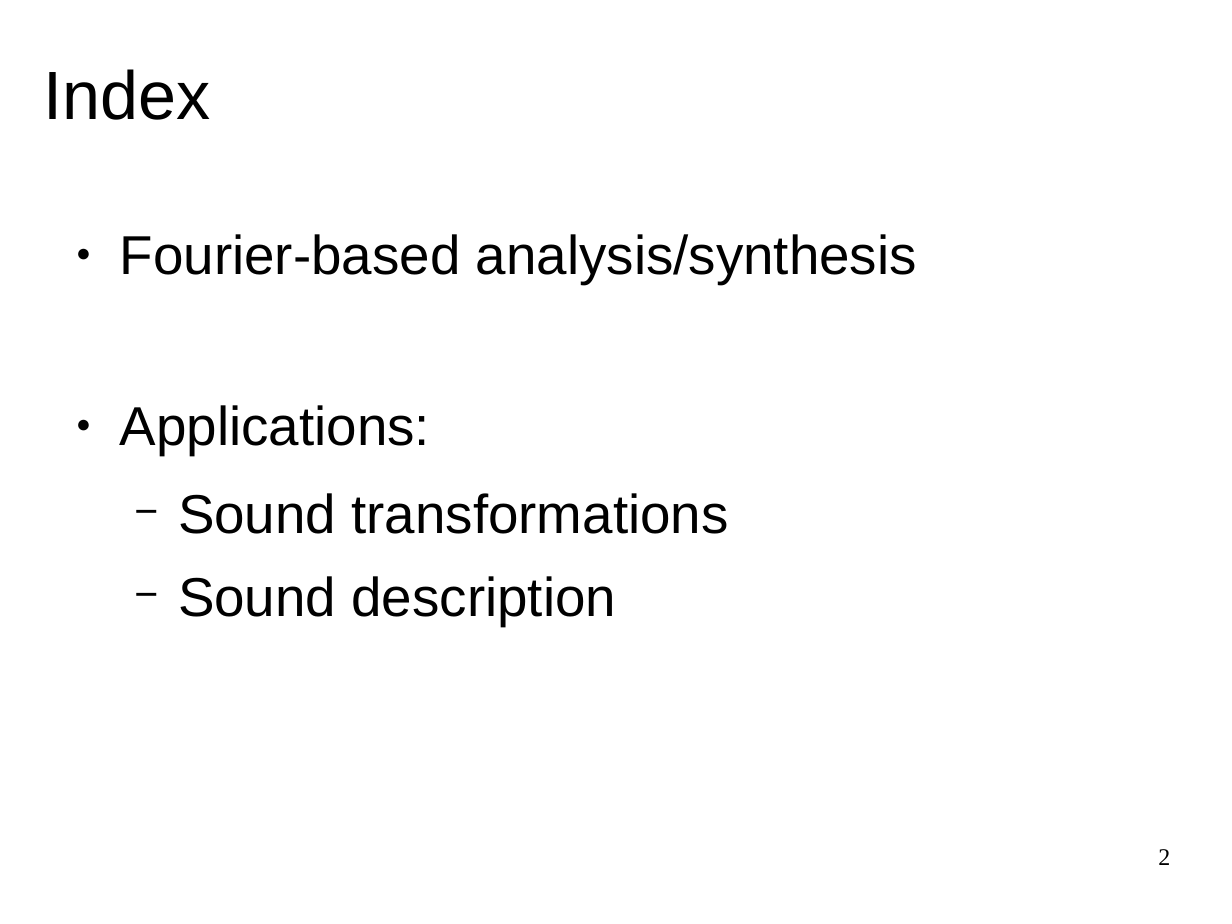
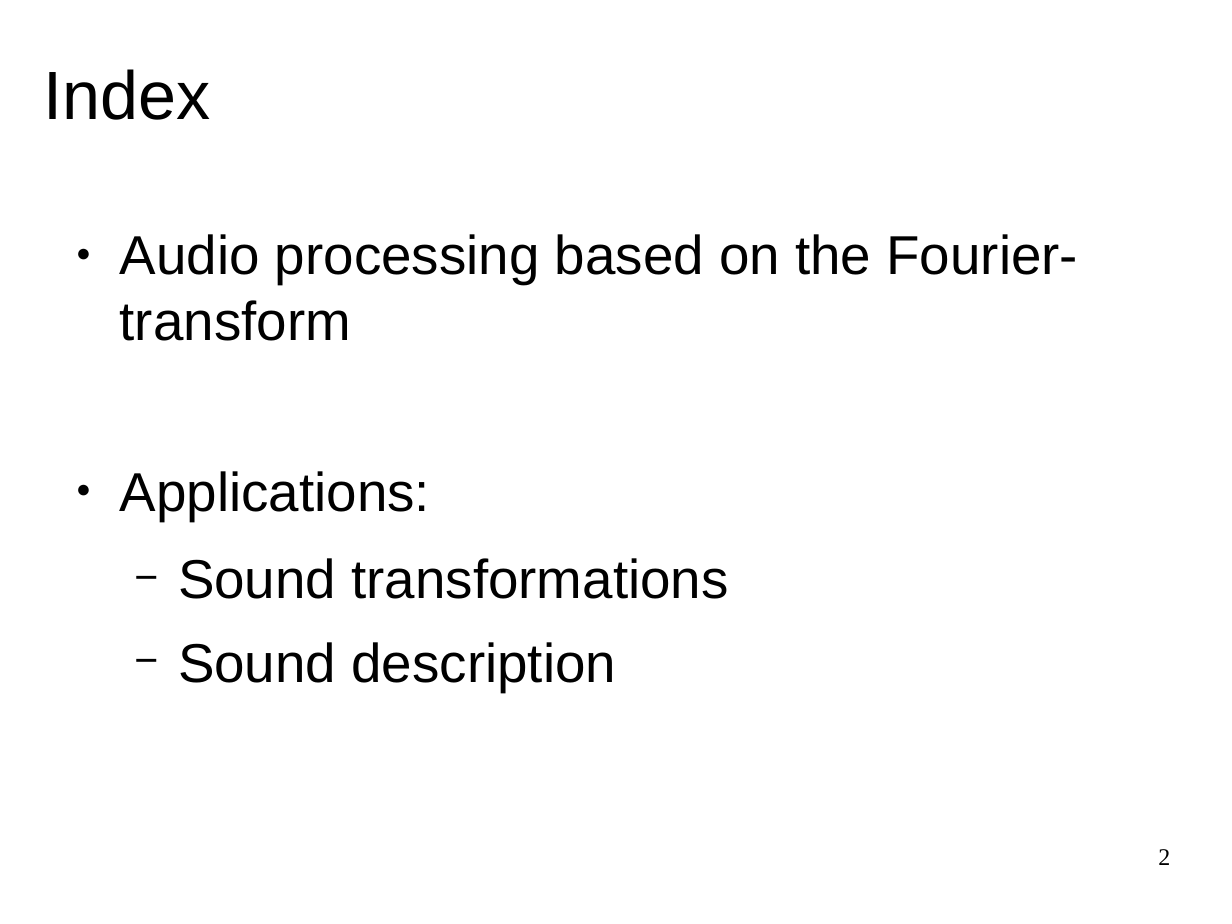
Before and after one commit to MTG/sms-tools, a slide deck: slide 2 of lectures/1-Introduction/Course-outline.odp. Drawn at 1232x924 pixels with LibreOffice and Linux fonts; fonts in the diff are those of the drawing. Boxes give left, top, right and bottom in pixels: in the first picture for what was removed or moved away, otherwise in the second. Text is boxed around its words. In the diff, an @@ line names an element or a change of style, - is before the commit and + after.

```diff
--- a/lectures/1-Introduction/Course-outline.odp
+++ b/lectures/1-Introduction/Course-outline.odp
@@ text at bbox=[120, 234, 1079, 341]: text changed @@
-● Fourier-based analysis/synthesis
+● Audio processing based on the Fourier-transform
```
Also in this commit, not shown: 3 other slides changed, 29 other files.
